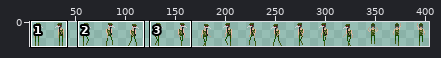
A sprite sheet gets an edit: assets/data/armor.png. The picture above shows the old version from afar; the outline marks the close-up.
Close-up. Before:
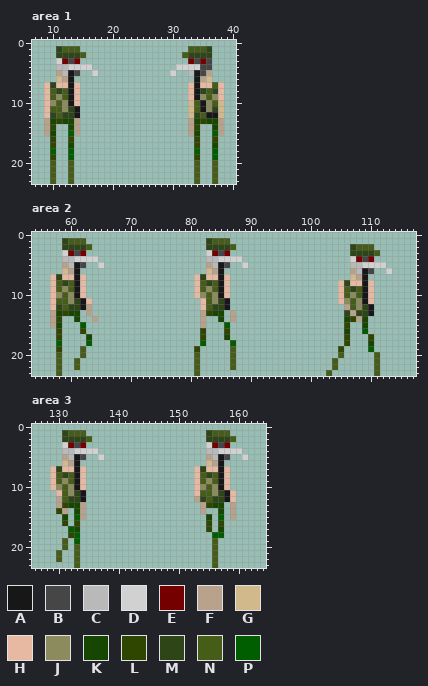
The file is 408x24 pixels. Shown: area 1: x 7..40, y 0..23; area 2: x 54..117, y 0..23; area 3: x 126..164, y 0..23. The wide view leaves out empty margins. The commit also changed other parts of the picture, which this record leaves out.
Palette (. is transparent): A #171717  B #464646  C #b9b9b9  D #d1d1d1  E #740000  F #b9a28b  G #d1b98b  H #e8b9a2  J #8b8b5d  K #174600  L #2e4600  M #2e4617  N #465d17  P #005d00
Now the later version:
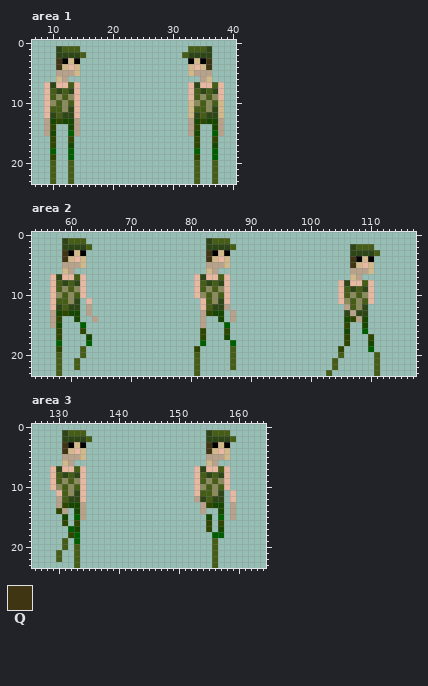
Colours new in this view: Q #3f3513
Changes in this commit:
colour E: #740000 -> #000000
Area 1:
y 3: x 11 D -> Q; x 13 B -> G; x 34 B -> G; x 36 B -> Q
y 4: x 11..16 CCDDDD -> QGHG..; x 31..36 DDDDBB -> ..GHGQ
y 5: x 12..14 CAB -> FFG; x 17 D -> .; x 30 D -> .; x 33..35 CAB -> GFF
y 6: x 13 A -> .; x 34 A -> .
y 7: x 13 A -> N; x 34 A -> M
y 8: x 13 A -> M; x 34 A -> N
y 9: x 13 A -> J; x 34 A -> N
y 10: x 13 A -> N; x 34..35 NA -> JN
y 11: x 14 A -> H; x 35 A -> N
y 12: x 14 A -> H; x 36..37 AA -> MM
Area 2:
y 3: x 59 D -> Q; x 61 B -> G; x 83 D -> Q; x 85 B -> G
y 4: x 59..64 CCDDDD -> QGHG..; x 83..88 CCDDDD -> QGHG..; x 107 D -> Q; x 109 B -> G
y 5: x 60..62 CAB -> FFG; x 65 D -> .; x 84..86 CAB -> FFG; x 89 D -> .; x 107..112 CCDDDD -> QGHG..
y 6: x 61 A -> .; x 85 A -> .; x 108..110 CAB -> FFG; x 113 D -> .
y 7: x 61 A -> N; x 85 A -> N; x 109 A -> .
y 8: x 61 A -> M; x 85 A -> M; x 109 A -> N
y 9: x 61 A -> J; x 85 A -> J; x 109 A -> M
y 10: x 61 A -> N; x 85 A -> N; x 109 A -> J
y 11: x 62 A -> .; x 86 A -> H; x 109 A -> N
y 12: x 62 A -> .; x 86 A -> F; x 110 A -> .
y 13: x 110 A -> .
Area 3:
y 3: x 131 D -> Q; x 133 B -> G; x 155 D -> Q; x 157 B -> G
y 4: x 131..136 CCDDDD -> QGHG..; x 155..160 CCDDDD -> QGHG..
y 5: x 132..134 CAB -> FFG; x 137 D -> .; x 156..158 CAB -> FFG; x 161 D -> .
y 6: x 133 A -> .; x 157 A -> .
y 7: x 133 A -> N; x 157 A -> N
y 8: x 133 A -> M; x 157 A -> M
y 9: x 133 A -> J; x 157 A -> J
y 10: x 133 A -> N; x 157 A -> N
y 11..12: x 134 A -> H; x 158 A -> .
Pixel boxes of the changes (left, top, right, bottom) in both close-ups:
changed: (56, 58, 98, 118)
changed: (170, 58, 218, 118)
changed: (62, 250, 104, 310)
changed: (206, 250, 248, 310)
changed: (350, 256, 392, 316)
changed: (62, 442, 104, 502)
changed: (206, 442, 248, 502)
